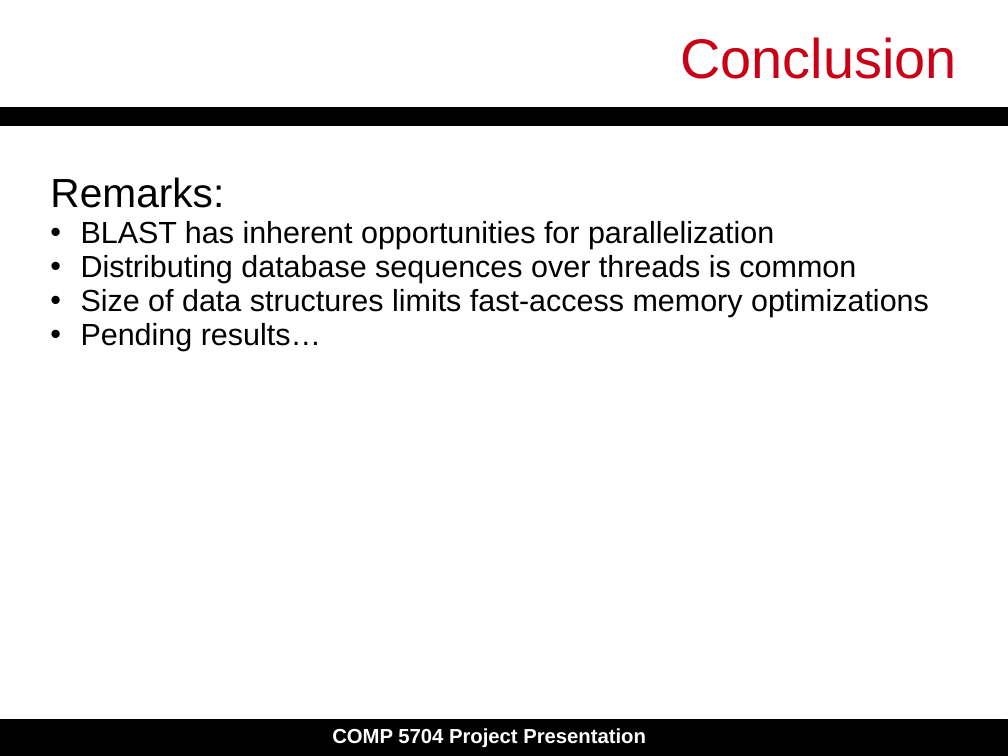
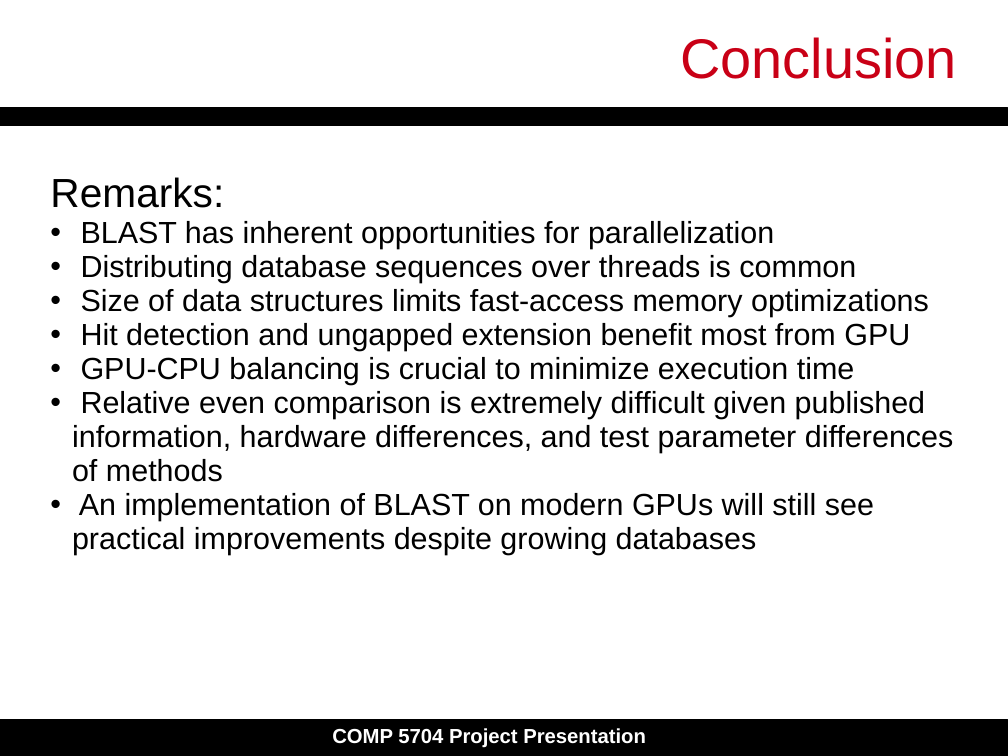
Before and after one commit to erixazerro/erixazerro.github.io, a slide deck: slide 26 of Slide_Presentation.ppt (slide 24 before the commit). Drawn at 1008x756 pixels with LibreOffice and Linux fonts; fonts in the diff are those of the drawing. Boxes give left, top, right and bottom in pixels: in the first picture for what was removed or moved away, otherwise in the second. Text is boxed around its words. In the diff, an @@ line names an element or a change of style, - is before the commit and + after.

```diff
--- a/Slide_Presentation.ppt
+++ b/Slide_Presentation.ppt
@@ text at [72,323,954,555]: text changed @@
-• Pending results…
+• Hit detection and ungapped extension benefit most from GPU
+• GPU-CPU balancing is crucial to minimize execution time
+• Relative even comparison is extremely difficult given published information, hardware differences, and test parameter differences of methods
+• An implementation of BLAST on modern GPUs will still see practical improvements despite growing databases
```
Also in this commit, not shown: 7 other slides changed, 2 slides added.
